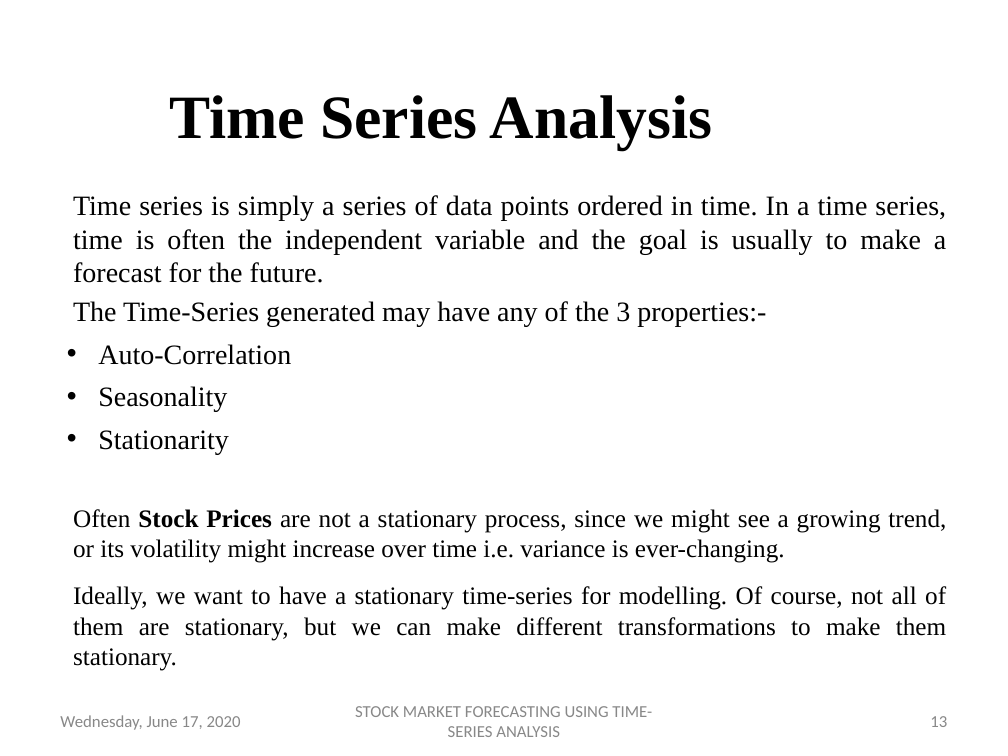
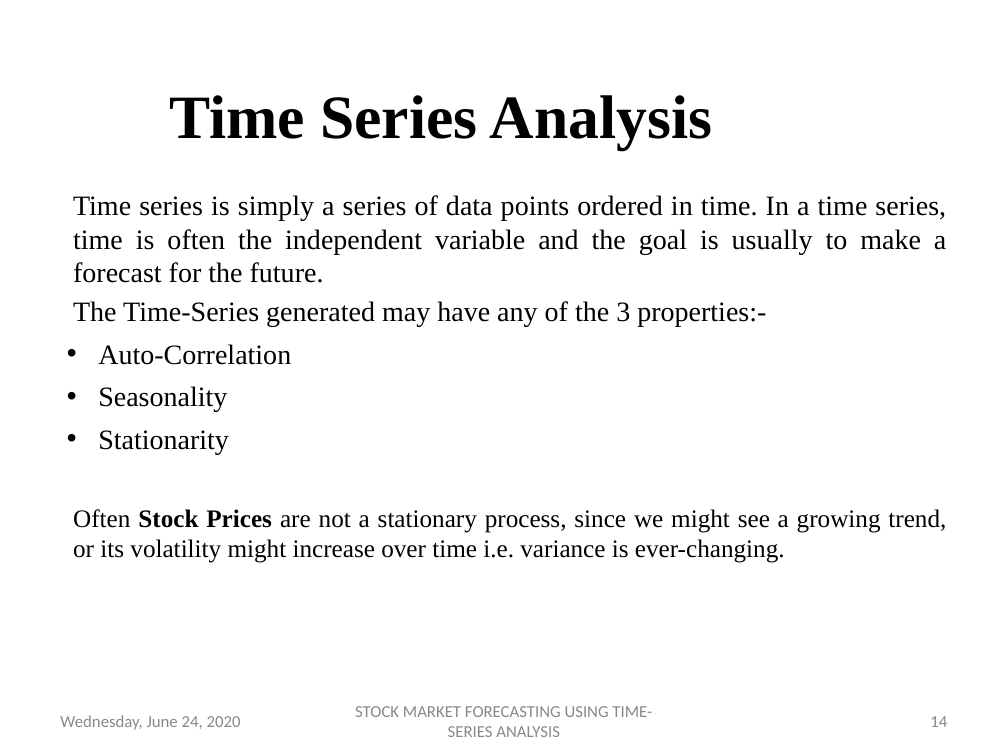
Before and after one commit to dipanshuagarwal/Stock-Market-Forecasting, a slide deck: slide 14 of Meetings/TIP - 10-06-2020.pptx (slide 13 before the commit). Drawn at 1008x756 pixels with LibreOffice and Linux fonts; fonts in the diff are those of the drawing; background and template pictures are left out. Boxes give left, top, right and bottom in pixels: in the first picture for what was removed or moved away, otherwise in the second. Text is boxed around its words. In the diff, an @@ line names an element or a change of style, - is before the commit and + after.

```diff
--- a/Meetings/TIP - 10-06-2020.pptx
+++ b/Meetings/TIP - 10-06-2020.pptx
@@ text at (x1=73, y1=586, x2=946, y2=671): paragraph removed @@
-Ideally, we want to have a stationary time-series for modelling. Of course, not all of them are stationary, but we can make different transformations to make them stationary.
@@ text at (x1=60, y1=715, x2=241, y2=730): text changed @@
-Wednesday, June 17, 2020
+Wednesday, June 24, 2020
@@ page number at (x1=930, y1=716, x2=947, y2=727): text changed @@
-13
+14
```
Also in this commit, not shown: 18 other slides changed, 5 slides added, 3 slides removed, 17 other files.
